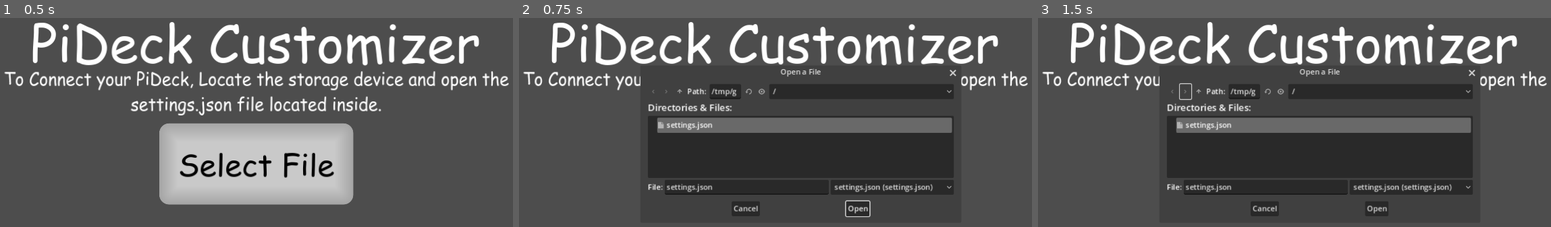
Above: before the commit, frames 1-3 (left to right).
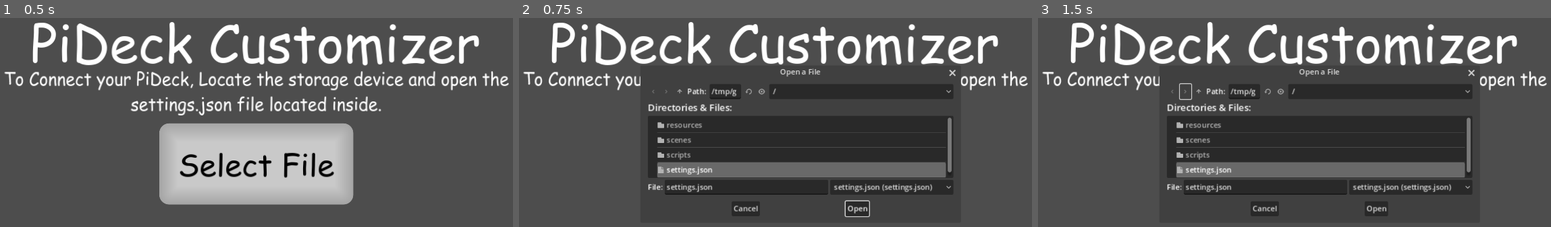
Above: after the commit, the same moments.

Repository: Lucasmoidel/stream-deck-ui
Game: Godot game, scene res://scenes/connect_pideck.tscn
Two runs of this game, one before a commit and one after it. Both use one fixed random seed, a clock stepped at 60 frames per second and the inputs below. Before the commit the project starts from res://connect_pideck.tscn.
Inputs (mouse positions are in pixels of both pictures, inside the frame that each line leads up to):
- Up to frame 1 (0.5 s): no input
- Up to frame 2 (0.75 s): click "Select File" at 0.5 s
- Up to frame 3 (1.5 s): click (1186, 91) at 1.25 s

Frame 1 is identical in both runs. In frame 2, 9.2% of the frame differs, in the area x 26-87%, y 24-96%; in frame 3, 9.1%.

Commit message:
yo

Diff:
--- a/project.godot
+++ b/project.godot
@@ -11,16 +11,16 @@
 [application]
 
 config/name="PiDeck UI"
-run/main_scene="res://connect_pideck.tscn"
+run/main_scene="res://scenes/connect_pideck.tscn"
 config/features=PackedStringArray("4.2", "Forward Plus")
 boot_splash/show_image=false
 boot_splash/fullsize=false
 boot_splash/use_filter=false
-config/icon="res://icon.svg"
+config/icon="res://resources/icon.svg"
 
 [autoload]
 
-FileSave="*res://file_save.gd"
+FileSave="*res://scripts/file_save.gd"
 
 [display]
 
--- a/button_theme.tres
+++ b/resources/button_theme.tres
@@ -1,6 +1,6 @@
 [gd_resource type="Theme" load_steps=7 format=3 uid="uid://bd1ksuf5j6cn8"]
 
-[ext_resource type="FontFile" uid="uid://d2jepicw5hmg6" path="res://comic.ttf" id="1_ol40x"]
+[ext_resource type="FontFile" uid="uid://d2jepicw5hmg6" path="res://resources/comic.ttf" id="1_ol40x"]
 
 [sub_resource type="StyleBoxFlat" id="StyleBoxFlat_wr18o"]
 bg_color = Color(0.969137, 0.969137, 0.969137, 1)
--- a/button_settings.tscn
+++ b/scenes/button_settings.tscn
@@ -1,7 +1,7 @@
 [gd_scene load_steps=3 format=3 uid="uid://l3b2v6t66ody"]
 
-[ext_resource type="PackedScene" uid="uid://car65fl71glxh" path="res://cmd_box.tscn" id="1_3vsg2"]
-[ext_resource type="Script" path="res://handle_commands.gd" id="1_cxfsd"]
+[ext_resource type="Script" path="res://scripts/handle_commands.gd" id="1_3lh4y"]
+[ext_resource type="PackedScene" uid="uid://car65fl71glxh" path="res://scenes/cmd_box.tscn" id="2_b2n0v"]
 
 [node name="ButtonSettings" type="Control"]
 layout_mode = 3
@@ -10,7 +10,7 @@
 anchor_bottom = 1.0
 grow_horizontal = 2
 grow_vertical = 2
-script = ExtResource("1_cxfsd")
+script = ExtResource("1_3lh4y")
 
 [node name="scroll" type="ScrollContainer" parent="."]
 layout_direction = 1
@@ -34,11 +34,11 @@
 size_flags_horizontal = 4
 theme_override_constants/separation = 10
 
-[node name="lol" parent="scroll/WORK" instance=ExtResource("1_3vsg2")]
+[node name="lol" parent="scroll/WORK" instance=ExtResource("2_b2n0v")]
 custom_minimum_size = Vector2(0, 250)
 layout_mode = 2
 
-[node name="lol2" parent="scroll/WORK" instance=ExtResource("1_3vsg2")]
+[node name="lol2" parent="scroll/WORK" instance=ExtResource("2_b2n0v")]
 custom_minimum_size = Vector2(0, 250)
 layout_mode = 2
 
--- a/connect_pideck.tscn
+++ b/scenes/connect_pideck.tscn
@@ -1,8 +1,8 @@
 [gd_scene load_steps=4 format=3 uid="uid://cihr7j3m1f8wv"]
 
-[ext_resource type="Script" path="res://pideck_connector.gd" id="1_kt3cy"]
-[ext_resource type="Theme" uid="uid://bd1ksuf5j6cn8" path="res://button_theme.tres" id="2_5ctju"]
-[ext_resource type="FontFile" uid="uid://d2jepicw5hmg6" path="res://comic.ttf" id="3_li0pm"]
+[ext_resource type="Script" path="res://scripts/pideck_connector.gd" id="1_i0av7"]
+[ext_resource type="Theme" uid="uid://bd1ksuf5j6cn8" path="res://resources/button_theme.tres" id="2_koevt"]
+[ext_resource type="FontFile" uid="uid://d2jepicw5hmg6" path="res://resources/comic.ttf" id="3_jhmfs"]
 
 [node name="ConnectPideck" type="Control"]
 layout_mode = 3
@@ -11,7 +11,7 @@
 anchor_bottom = 1.0
 grow_horizontal = 2
 grow_vertical = 2
-script = ExtResource("1_kt3cy")
+script = ExtResource("1_i0av7")
 
 [node name="files" type="FileDialog" parent="."]
 title = "Open a File"
@@ -37,7 +37,7 @@
 offset_bottom = 114.0
 grow_horizontal = 2
 grow_vertical = 2
-theme = ExtResource("2_5ctju")
+theme = ExtResource("2_koevt")
 theme_override_font_sizes/font_size = 66
 text = "Select File"
 
@@ -52,7 +52,7 @@
 theme_override_colors/font_color = Color(1, 0, 0, 1)
 theme_override_colors/font_outline_color = Color(1, 1, 1, 1)
 theme_override_constants/outline_size = 15
-theme_override_fonts/font = ExtResource("3_li0pm")
+theme_override_fonts/font = ExtResource("3_jhmfs")
 theme_override_font_sizes/font_size = 51
 text = "Top Text"
 autowrap_mode = 2
@@ -61,7 +61,7 @@
 layout_mode = 0
 offset_right = 1152.0
 offset_bottom = 182.0
-theme_override_fonts/font = ExtResource("3_li0pm")
+theme_override_fonts/font = ExtResource("3_jhmfs")
 theme_override_font_sizes/font_size = 111
 text = "PiDeck Customizer"
 horizontal_alignment = 1
@@ -73,7 +73,7 @@
 offset_top = 106.0
 offset_right = 1153.0
 offset_bottom = 288.0
-theme_override_fonts/font = ExtResource("3_li0pm")
+theme_override_fonts/font = ExtResource("3_jhmfs")
 theme_override_font_sizes/font_size = 36
 text = "To Connect your PiDeck, Locate the storage device and open the
 settings.json file located inside."
--- a/ui.tscn
+++ b/scenes/ui.tscn
@@ -1,7 +1,7 @@
 [gd_scene load_steps=3 format=3 uid="uid://lh331jkwlfji"]
 
-[ext_resource type="Theme" uid="uid://bd1ksuf5j6cn8" path="res://button_theme.tres" id="1_cs2sk"]
-[ext_resource type="Script" path="res://HubManager.gd" id="1_q4532"]
+[ext_resource type="Script" path="res://scripts/HubManager.gd" id="1_ltuv0"]
+[ext_resource type="Theme" uid="uid://bd1ksuf5j6cn8" path="res://resources/button_theme.tres" id="2_2fkt3"]
 
 [node name="Control" type="Control"]
 layout_mode = 3
@@ -10,13 +10,13 @@
 anchor_bottom = 1.0
 grow_horizontal = 2
 grow_vertical = 2
-script = ExtResource("1_q4532")
+script = ExtResource("1_ltuv0")
 
 [node name="save" type="Button" parent="."]
 layout_mode = 2
 offset_right = 141.0
 offset_bottom = 123.0
-theme = ExtResource("1_cs2sk")
+theme = ExtResource("2_2fkt3")
 theme_override_font_sizes/font_size = 30
 text = "save"
 
@@ -40,49 +40,49 @@
 
 [node name="1" type="Button" parent="GridContainer"]
 layout_mode = 2
-theme = ExtResource("1_cs2sk")
+theme = ExtResource("2_2fkt3")
 theme_override_font_sizes/font_size = 60
 text = "1"
 
 [node name="2" type="Button" parent="GridContainer"]
 layout_mode = 2
-theme = ExtResource("1_cs2sk")
+theme = ExtResource("2_2fkt3")
 theme_override_font_sizes/font_size = 60
 text = "2"
 
 [node name="3" type="Button" parent="GridContainer"]
 layout_mode = 2
-theme = ExtResource("1_cs2sk")
+theme = ExtResource("2_2fkt3")
 theme_override_font_sizes/font_size = 60
 text = "3"
 
 [node name="4" type="Button" parent="GridContainer"]
 layout_mode = 2
-theme = ExtResource("1_cs2sk")
+theme = ExtResource("2_2fkt3")
 theme_override_font_sizes/font_size = 60
 text = "4"
 
 [node name="5" type="Button" parent="GridContainer"]
 layout_mode = 2
-theme = ExtResource("1_cs2sk")
+theme = ExtResource("2_2fkt3")
 theme_override_font_sizes/font_size = 60
 text = "5"
 
 [node name="6" type="Button" parent="GridContainer"]
 layout_mode = 2
-theme = ExtResource("1_cs2sk")
+theme = ExtResource("2_2fkt3")
 theme_override_font_sizes/font_size = 60
 text = "6"
 
 [node name="7" type="Button" parent="GridContainer"]
 layout_mode = 2
-theme = ExtResource("1_cs2sk")
+theme = ExtResource("2_2fkt3")
 theme_override_font_sizes/font_size = 60
 text = "7"
 
 [node name="8" type="Button" parent="GridContainer"]
 layout_mode = 2
-theme = ExtResource("1_cs2sk")
+theme = ExtResource("2_2fkt3")
 theme_override_font_sizes/font_size = 60
 text = "8
 "
@@ -103,18 +103,18 @@
 
 [node name="drop down" type="OptionButton" parent="options"]
 layout_mode = 2
-theme = ExtResource("1_cs2sk")
+theme = ExtResource("2_2fkt3")
 
 [node name="new" type="Button" parent="options"]
 layout_mode = 2
-theme = ExtResource("1_cs2sk")
+theme = ExtResource("2_2fkt3")
 theme_override_font_sizes/font_size = 30
 text = "new
 "
 
 [node name="rename" type="Button" parent="options"]
 layout_mode = 2
-theme = ExtResource("1_cs2sk")
+theme = ExtResource("2_2fkt3")
 theme_override_font_sizes/font_size = 30
 text = "rename"
 
Renamed: comic.ttf -> resources/comic.ttf
Not shown, changed: resources/comic.ttf.import
Renamed: drop down.tres -> resources/drop down.tres
Renamed: hover.tres -> resources/hover.tres
Renamed: icon.svg -> resources/icon.svg
Not shown, changed: resources/icon.svg.import
Renamed: cmd_box.tscn -> scenes/cmd_box.tscn
Renamed: HubManager.gd -> scripts/HubManager.gd
Renamed: file_save.gd -> scripts/file_save.gd
Renamed: handle_commands.gd -> scripts/handle_commands.gd
Renamed: pideck_connector.gd -> scripts/pideck_connector.gd
